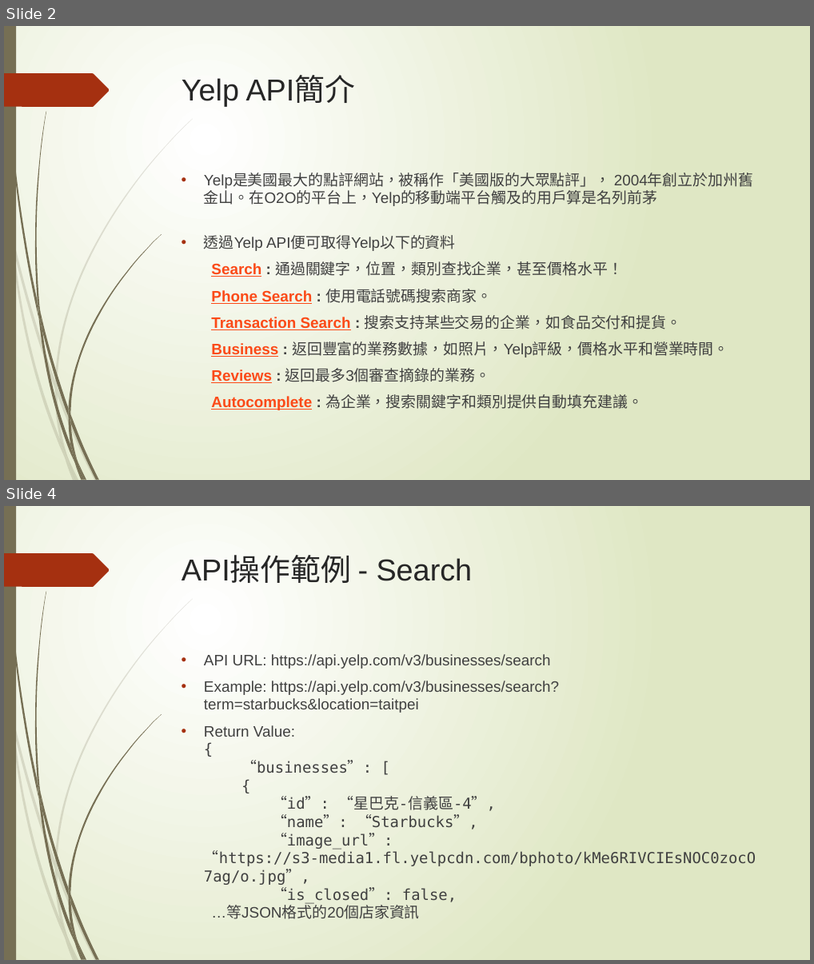
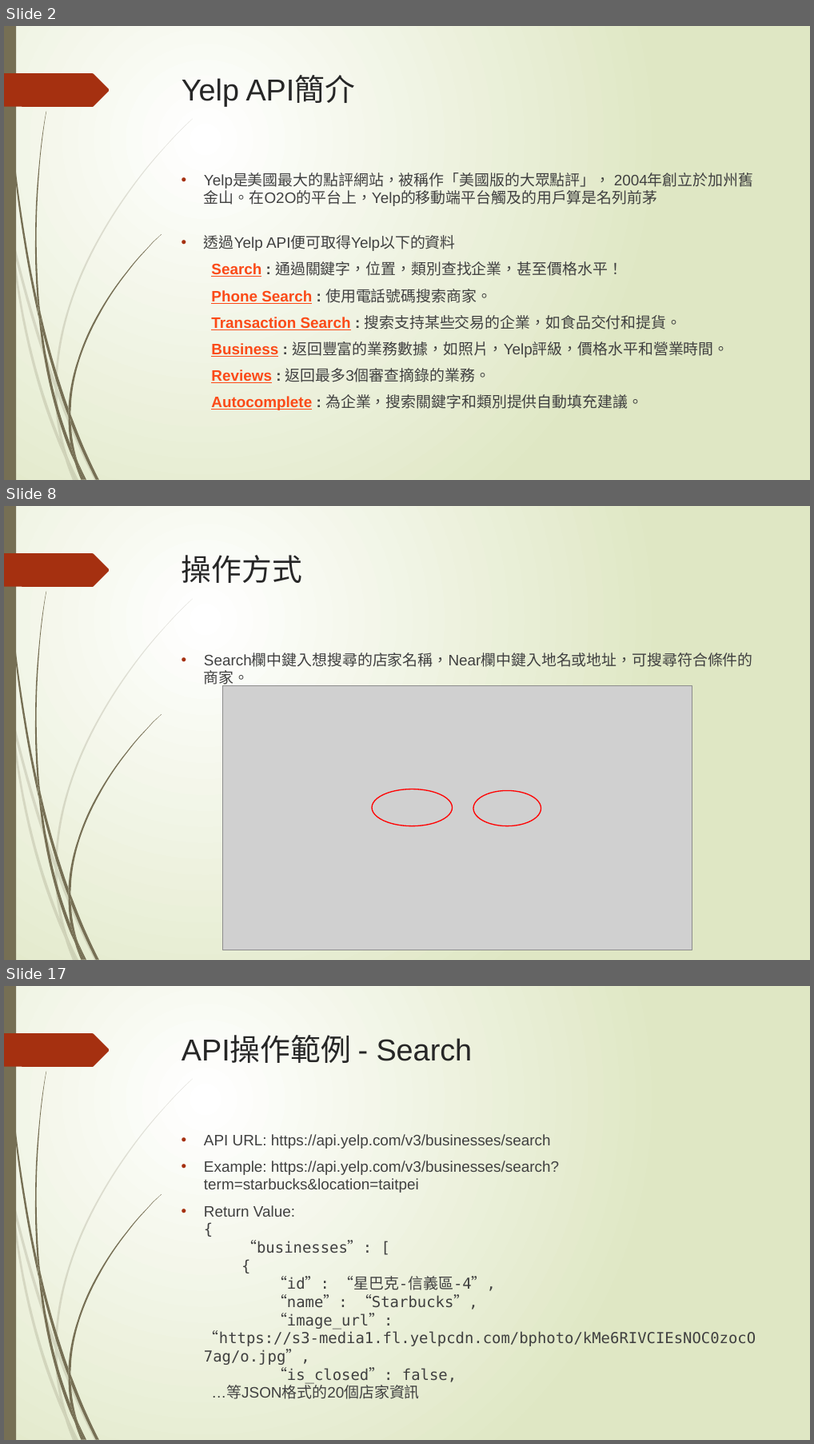
Before and after one commit to penut85420/WBSE_Project, a slide deck: 其他/YelpBlaBla.pptx. Shown one above the other, each under a label of ours: slides 2 and 4 before the commit, slides 2, 8 and 17 after it; the slides between them are not shown. The pictures are 814x964 and 814x1444 pixels, drawn with LibreOffice and Linux fonts; fonts in the diff are those of the drawing; grey boxes stand for pictures. Boxes give left, top, right and bottom in pixels: in the first picture for what was removed or moved away, otherwise in the second. Text is boxed around its words. In the diff, an @@ line names an element or a change of style, - is before the commit and + after.

```diff
--- a/其他/YelpBlaBla.pptx
+++ b/其他/YelpBlaBla.pptx
@@ slide 8 added at (4,506,810,960), background gradient #FFFFFF to #DFE8C4; not listed: 24 template elements that a slide beside it also shows @@
@@ title added at (182,555,302,583), 36 pt, text #262626 @@
+操作方式
@@ text added at (204,653,754,688), 18 pt, text #404040 @@
+• Search欄中鍵入想搜尋的店家名稱，Near欄中鍵入地名或地址，可搜尋符合條件的商家。
@@ picture added at (223,686,693,950) @@
@@ ellipse added at (373,789,453,826), outline #FF0000 1.25 pt @@
@@ ellipse added at (474,790,541,826), outline #FF0000 1.25 pt @@
@@ what was slide 4 is now slide 17 @@
```
Also in this commit, not shown: 6 slides changed, 13 other slides added, 1 other file.
